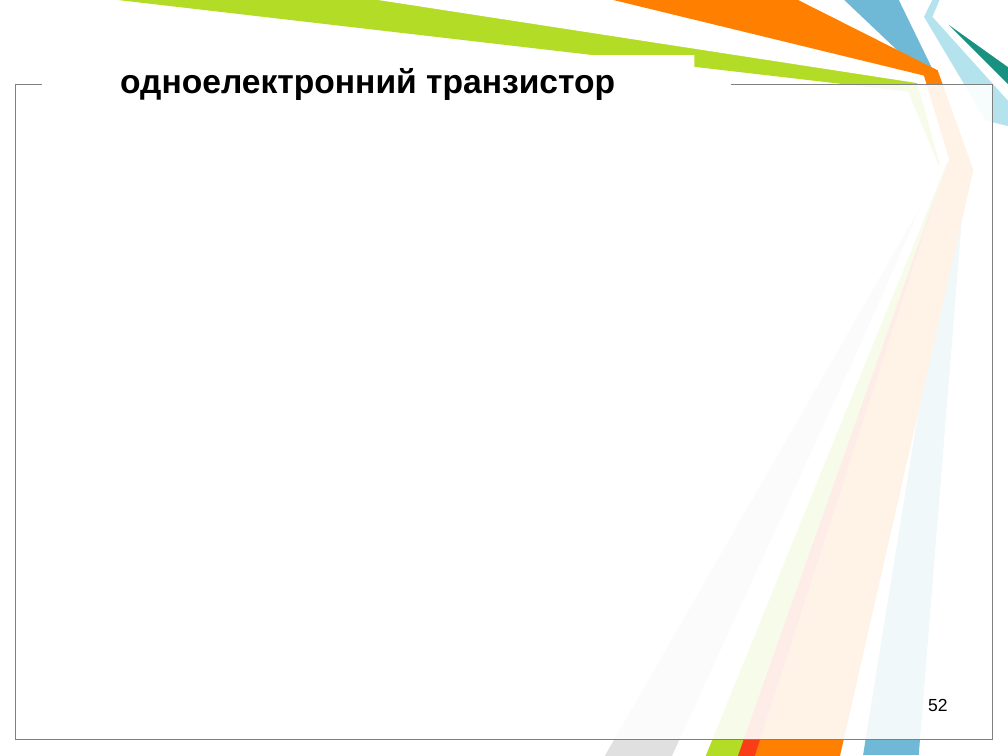
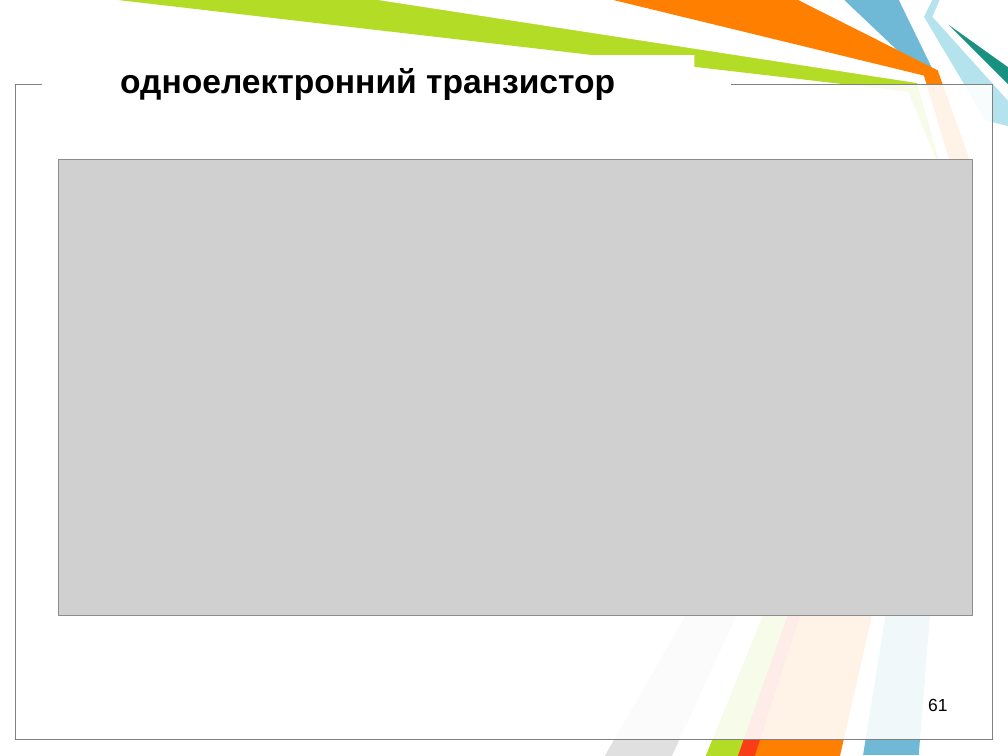
Before and after one commit to l432/NMK, a slide deck: slide 61 of Lecture/Nanoelectronika/Present/NanoelectronV2.ppt (slide 52 before the commit). Drawn at 1008x756 pixels with LibreOffice and Linux fonts; fonts in the diff are those of the drawing; grey boxes stand for pictures; background and template pictures are left out. Boxes give left, top, right and bottom in pixels: in the first picture for what was removed or moved away, otherwise in the second. Text is boxed around its words. In the diff, an @@ line names an element or a change of style, - is before the commit and + after.

```diff
--- a/Lecture/Nanoelectronika/Present/NanoelectronV2.ppt
+++ b/Lecture/Nanoelectronika/Present/NanoelectronV2.ppt
@@ picture added at [58,159,973,616] @@
@@ page number at [928,698,947,711]: text changed @@
-52
+61
```
Also in this commit, not shown: 4 other slides changed, 11 slides added, 3 other files.
